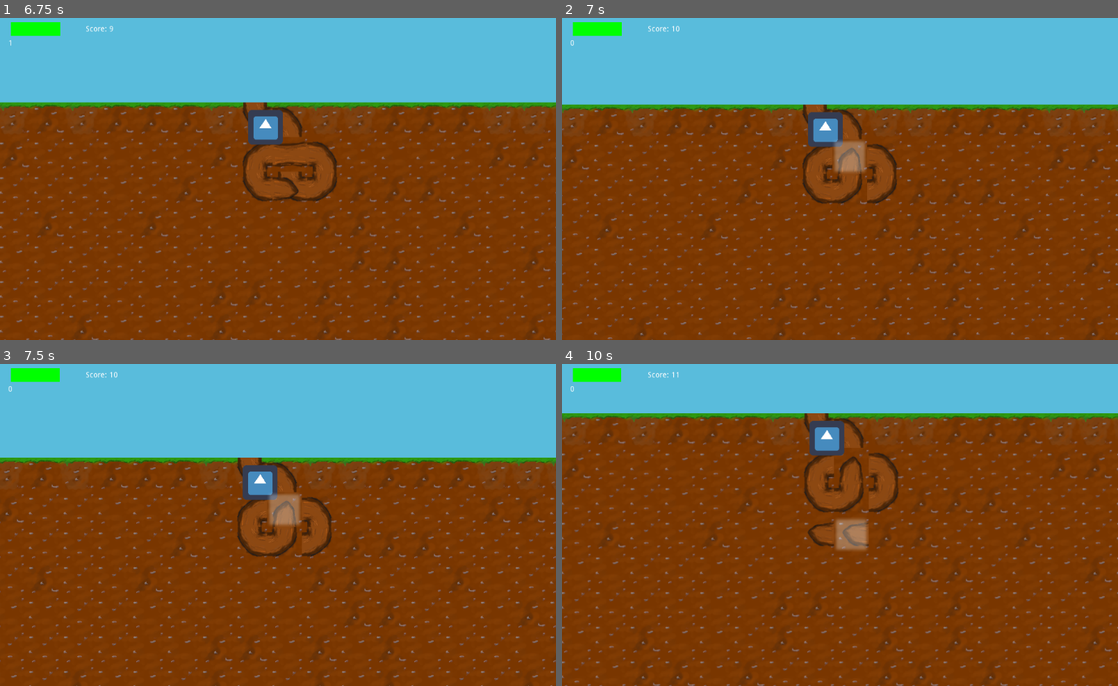
Above: before the commit, frames 1-4 (two rows, left to right).
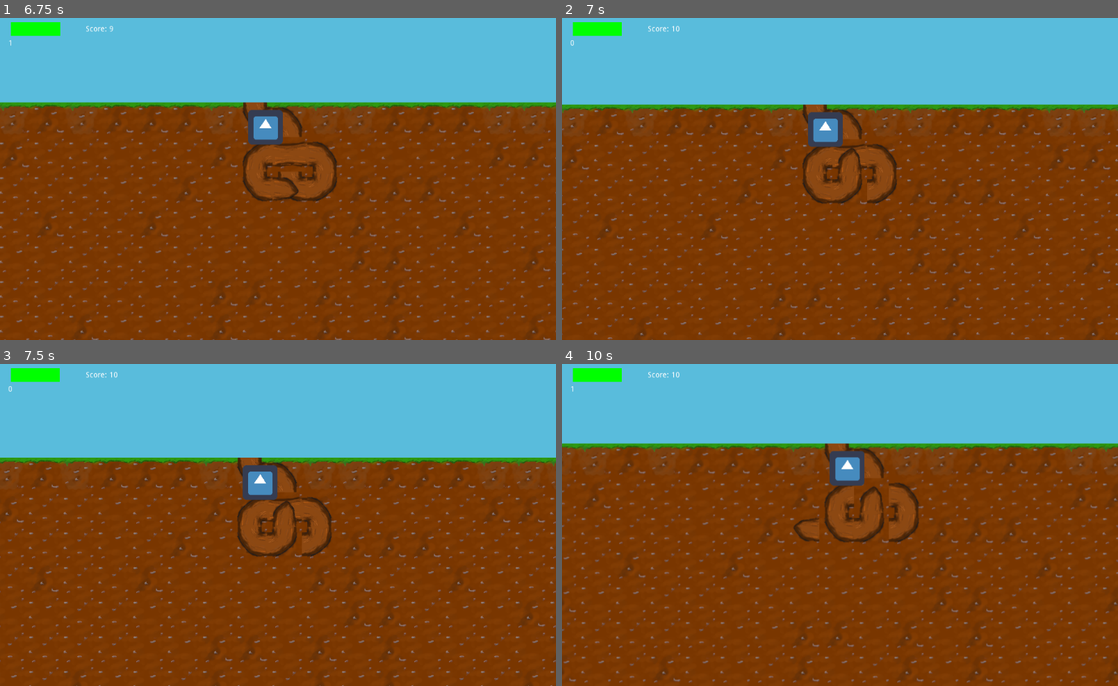
Above: after the commit, the same moments.

Repository: Sushperson/Tree-Simulator-2023
Game: Godot game, scene res://Scenes/World.tscn
Same seed, same stepped clock (60 frames per second), same inputs: the game is played once before the commit and once after it. The engine's default icon, where the game draws it, is replaced by a stand-in: a white triangle on a blue panel in a dark square.
Inputs:
- Up to frame 1 (6.75 s): tap Enter at 0.5 s; hold D (right) 0.53-1.28 s; hold S (down) 1.28-2.03 s; hold D (right) 2.03-2.78 s; hold W (up) 2.78-3.53 s; hold A (left) 3.53-5.03 s; hold S (down) 5.03-5.78 s; hold D (right) 5.78-6.53 s; hold W (up) from 6.53 s (still down)
- Up to frame 2 (7 s): keep holding W (up)
- Up to frame 3 (7.5 s): release W (up) at 7.28 s; hold D (right) from 7.28 s (still down)
- Up to frame 4 (10 s): release D (right) at 8.03 s; hold S (down) 8.03-8.78 s; hold A (left) 8.78-9.53 s; hold W (up) from 9.53 s (still down)

Frame 1 is identical in both runs. In frame 2, 0.5% of the frame differs, in the area x 48-55%, y 38-48%; in frame 3, 0.5%; in frame 4, 20%, in the area x 0-100%, y 1-100%.

Commit message:
Fixed a bug with branching at remaining roots=1

Diff:
--- a/Tree_sim/Scenes/World.tscn
+++ b/Tree_sim/Scenes/World.tscn
@@ -110,7 +110,8 @@
 5/shape_one_way_margin = 0.0
 5/shapes = [  ]
 5/z_index = 0
-6/name = ""
+6/name = "ende_o.png 6"
+6/texture = ExtResource( 23 )
 6/tex_offset = Vector2( 0, 0 )
 6/modulate = Color( 1, 1, 1, 1 )
 6/region = Rect2( 0, 0, 64, 64 )
--- a/Tree_sim/Scripts/World.gd
+++ b/Tree_sim/Scripts/World.gd
@@ -45,10 +45,12 @@
 #	pass
 func ist_wurzel_fit():
 	var player = get_node("Player")
-	player.remaining_current_root_tiles -= 1
-	print(player.remaining_current_root_tiles)
 	if player.remaining_current_root_tiles <= 0:
 		change_mode(spiel_modi.back_wurzeln)
+		return false
+	else:
+		player.remaining_current_root_tiles -= 1
+		return true
 
 func change_mode(mode):
 	in_spiel_modus = mode
@@ -68,17 +70,17 @@
 	var player = get_node("Player")
 
 	if in_spiel_modus == spiel_modi.wurzeln:
-		#move the player
-		player.move()
-		player.position = Vector2(player.pos_x * tile_size + tile_size/2, player.pos_y * tile_size + tile_size/2)
+		if ist_wurzel_fit():
+			#move the player
+			player.move()
+			player.position = Vector2(player.pos_x * tile_size + tile_size/2, player.pos_y * tile_size + tile_size/2)
 
-		set_player_tile()
-		ist_wurzel_fit()
-		health()
-		visual_hp()
-		score_update()
+			set_player_tile()
+			health()
+			visual_hp()
+			score_update()
 
-		get_node("BG_Grid").generate_tiles(get_visible_rect())
+			get_node("BG_Grid").generate_tiles(get_visible_rect())
 
 	elif in_spiel_modus == spiel_modi.back_wurzeln:
 
@@ -86,10 +88,9 @@
 			change_mode(spiel_modi.verloren)
 			get_node("HUD/DebugCamSize").set_text('the tree has died') # ?? verloren text
 			print('verloren')
-		elif(player.move_dir and target_cell_free(player.get_pos_vec(), player.move_dir) and player.remaining_current_root_tiles > 0):
+		elif(player.move_dir and target_cell_free(player.get_pos_vec(), player.move_dir) and ist_wurzel_fit()):
 			player.move()
 			player.position = Vector2(player.pos_x * tile_size + tile_size/2, player.pos_y * tile_size + tile_size/2)
-			player.remaining_current_root_tiles -= 1
 			change_mode(spiel_modi.wurzeln)
 		else:
 			player.remaining_current_root_tiles += 1
